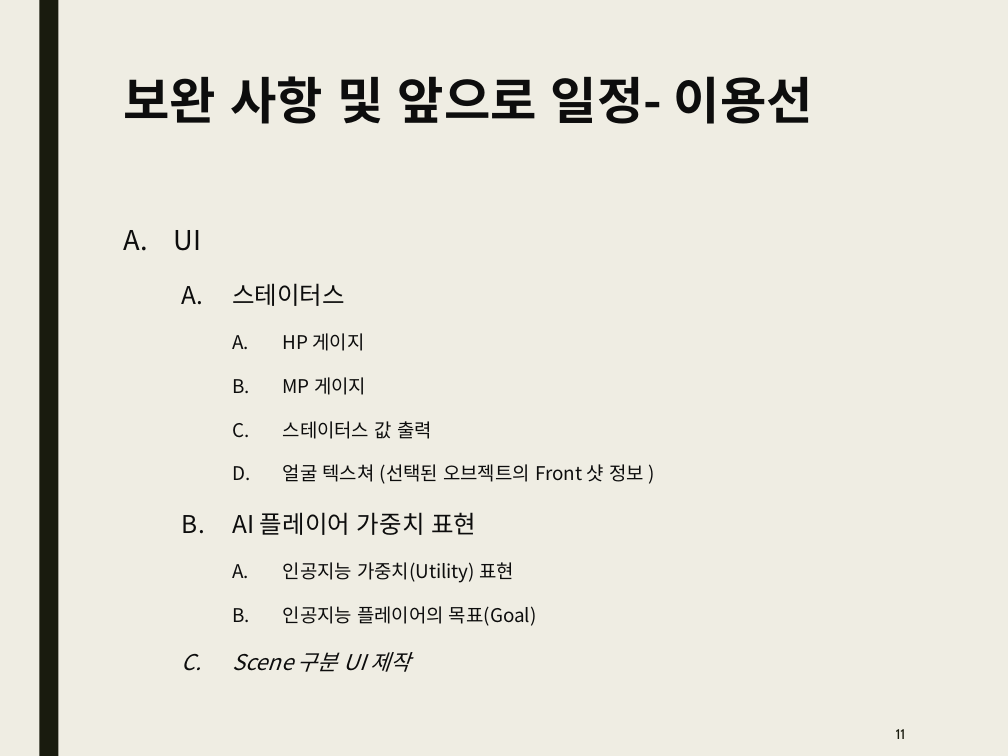
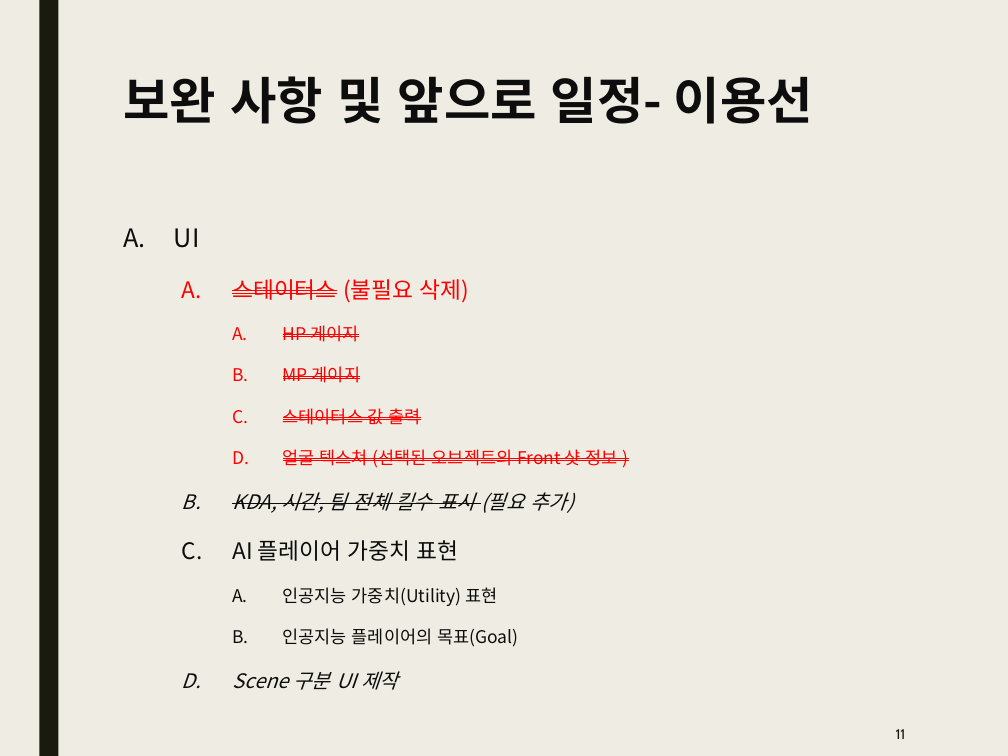
Before and after one commit to Kim2Kang/Documents, a slide deck: slide 11 of 진행사항.pptx. Drawn at 1008x756 pixels with LibreOffice and Linux fonts; fonts in the diff are those of the drawing. Boxes give left, top, right and bottom in pixels: in the first picture for what was removed or moved away, otherwise in the second. Text is boxed around its words. In the diff, an @@ line names an element or a change of style, - is before the commit and + after.

Commit message:
진행사항 업로드
진행사항 업로드

```diff
--- a/진행사항.pptx
+++ b/진행사항.pptx
@@ text at [174, 228, 618, 690]: size 19.5 to 18 pt in "UI"; size 13.5 to 12.5 pt in "HP 게이지", "MP 게이지", "스테이터스 값 출력", "얼굴 텍스쳐 (선택된 오브젝트의 Front 샷 정보 ..." and 2 more places; text colour #0D0D0D to #FF0000, strikethrough on in "HP 게이지", "MP 게이지", "스테이터스 값 출력", "얼굴 텍스쳐 (선택된 오브젝트의 Front 샷 정보 ..."; size 17.5 to 16.2 pt in "AI 플레이어 가중치 표현"; size 15.5 to 14.3 pt in "Scene 구분 UI 제작" @@
@@ text at [232, 279, 469, 303]: text changed; size 17.5 to 16.2 pt; text colour #0D0D0D to #FF0000 @@
-  A. 스테이터스
+  A. 스테이터스 (불필요 삭제)
@@ text at [232, 492, 574, 513]: paragraph added @@
+  B. KDA, 시간, 팀 전체 킬수 표시 (필요 추가)
```
Also in this commit, not shown: 4 other slides changed.
